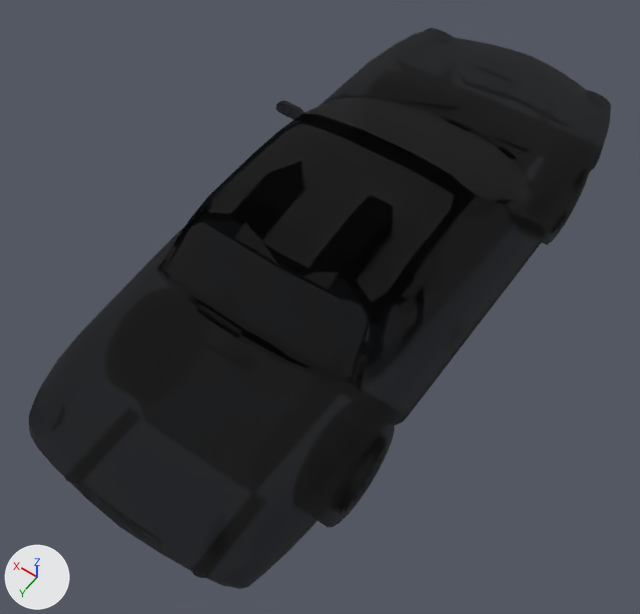
Before and after pictures for a commit that changed the glTF model dealership/public/ford-racing-2/THUNDERBIRD_MOVIE.glb.
Rendered twice from a 50 mm lens placed at (-2.03, 3.31, 4.97), pointed at (0.03, 0.41, 0.43). Every picture has the same lights, and +X, +Y and +Z are marked at lower left. The first picture is the older version. Where no turn or scale is listed for an object, it has been applied to the vertices. Vertices at exactly the same position are counted once.

Names of what the first picture shows: 'BRAKE_LIGHTS_OFF_0x7cc34.001', 'REVERSE_LIGHTS_OFF_0x7ccac.001', 'WHEEL_STATIC_0x7ce44.001', 'WHEEL_STATIC_0x7cfb4.001', 'tree_node_7cbc4.001'.
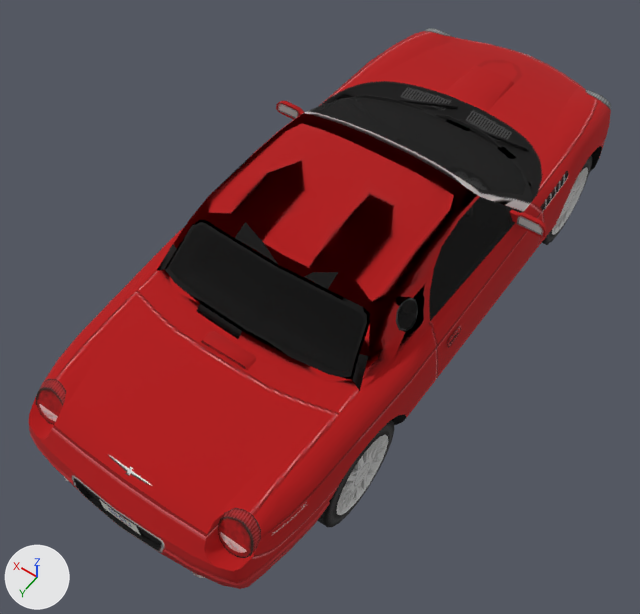
Location of each change, [x1, y1, x2, y2] in pixels of the pictures (640 x 614 px):
'WHEEL_STATIC_0x7ce44.001', recoloured: [317, 420, 394, 527] in both
'BRAKE_LIGHTS_OFF_0x7cc34.001', recoloured: [36, 341, 253, 558] in both
'WHEEL_STATIC_0x7cfb4.001', recoloured: [542, 156, 592, 245] in both
'REVERSE_LIGHTS_OFF_0x7ccac.001', recoloured: [39, 403, 247, 553] in both
part 1 of me_record_001, recoloured: [29, 28, 611, 589] in both

The change, as a list of edits to the scene's bpy script:
```text
Add img_tbird_movie_512:
    img_tbird_movie_512 = load_image('TBIRD_MOVIE_512', '_unpacked/TBIRD_MOVIE_512', 512, 256, 'sRGB')
Add mat_tbird_movie_512:
    mat_tbird_movie_512 = principled_material('TBIRD_MOVIE_512')
    mat_tbird_movie_512.texture = img_tbird_movie_512
    mat_tbird_movie_512.roughness = 1.0
Change me_record_001:
    where me_record_001.from_pydata(...)  # 1244 vertices, 2339 faces; spans x -1.02..1.02, y -2.36..2.3, z 0.28..1.39
    used by ob_tree_node_7cbc4_001; location = (0.0, 0.0, 0.0)
    me_record_001 part 1: 2259 of the faces centred in x -1.02..1.02, y -2.35..2.3, z 0.28..1.39 switch from mat_header_untextured_0x59000000 (black #000000) to mat_tbird_movie_512 (picture img_tbird_movie_512)
Change me_record_002:
    where me_record_002.from_pydata(...)  # 50 vertices, 48 faces; spans x -0.76..0.76, y 1.36..2.13, z 0.73..1.03
    remove me_record_002.materials.append(mat_header_untextured_0x59000000)  # black #000000
    add me_record_002.materials.append(mat_tbird_movie_512)  # picture img_tbird_movie_512
Change me_record_005:
    where me_record_005.from_pydata(...)  # 14 vertices, 10 faces; spans x -0.727..0.727, y 2.093..2.119, z 0.751..0.801
    remove me_record_005.materials.append(mat_header_untextured_0x59000000)  # black #000000
    add me_record_005.materials.append(mat_tbird_movie_512)  # picture img_tbird_movie_512
Change me_record_014:
    where me_record_014.from_pydata(...)  # 288 vertices, 362 faces; spans x -0.12..0.12, y -0.356..0.356, z -0.356..0.356
    remove me_record_014.materials.append(mat_header_untextured_0x59000000)  # black #000000
    add me_record_014.materials.append(mat_tbird_movie_512)  # picture img_tbird_movie_512
Change me_record_022:
    where me_record_022.from_pydata(...)  # 288 vertices, 362 faces; spans x -0.12..0.12, y -0.356..0.356, z -0.356..0.356
    remove me_record_022.materials.append(mat_header_untextured_0x59000000)  # black #000000
    add me_record_022.materials.append(mat_tbird_movie_512)  # picture img_tbird_movie_512
```
